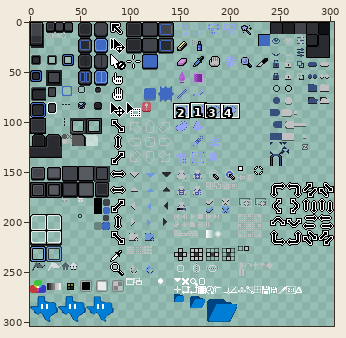
One commit to this sprite sheet: data/extensions/aseprite-theme/dark/sheet.png. The first picture is a wide view before the edit; the outline marks the close-up.
Close-up. Earlier state:
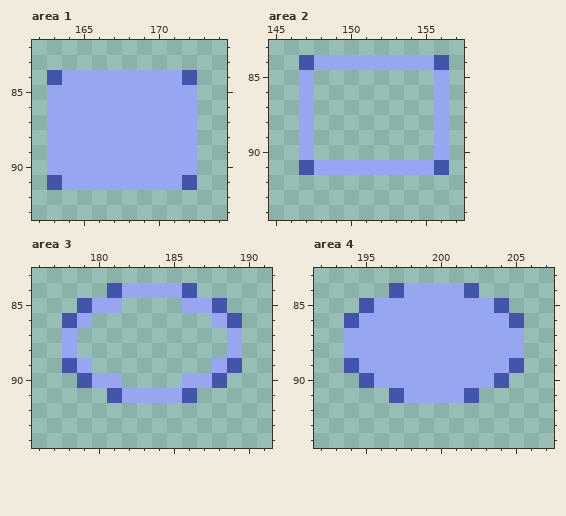
The file is 304x304 pixels. Pixels under 10% opacity are left out. Colours within 5 levels of each other are drawn and written as one. Shown: area 1: x 162..174, y 82..93; area 2: x 145..157, y 83..94; area 3: x 176..191, y 83..94; area 4: x 192..207, y 83..94. The commit also changed other parts of the picture, which this record leaves out.
The result:
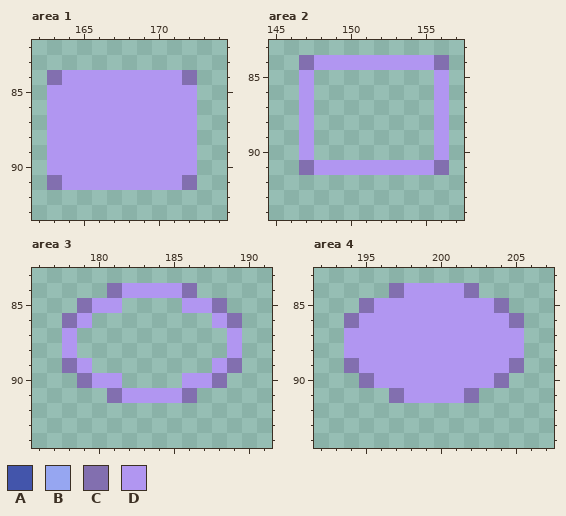
Palette (. is transparent): A #4355ab  B #96a6f1  C #826faf  D #b196f1
Difference:
--- area 1
@@ x 162..174 @@
 83 .............
-84 .ABBBBBBBBA..
-85 .BBBBBBBBBB..
-86 .BBBBBBBBBB..
-87 .BBBBBBBBBB..
-88 .BBBBBBBBBB..
-89 .BBBBBBBBBB..
-90 .BBBBBBBBBB..
-91 .ABBBBBBBBA..
+84 .CDDDDDDDDC..
+85 .DDDDDDDDDD..
+86 .DDDDDDDDDD..
+87 .DDDDDDDDDD..
+88 .DDDDDDDDDD..
+89 .DDDDDDDDDD..
+90 .DDDDDDDDDD..
+91 .CDDDDDDDDC..
 92 .............
--- area 2
@@ x 145..157 @@
 83 .............
-84 ..ABBBBBBBBA.
-85 ..B........B.
-86 ..B........B.
-87 ..B........B.
-88 ..B........B.
-89 ..B........B.
-90 ..B........B.
-91 ..ABBBBBBBBA.
+84 ..CDDDDDDDDC.
+85 ..D........D.
+86 ..D........D.
+87 ..D........D.
+88 ..D........D.
+89 ..D........D.
+90 ..D........D.
+91 ..CDDDDDDDDC.
 92 .............
--- area 3
@@ x 176..191 @@
 83 ................
-84 .....ABBBBA.....
-85 ...ABB....BBA...
-86 ..AB........BA..
-87 ..B..........B..
-88 ..B..........B..
-89 ..AB........BA..
-90 ...ABB....BBA...
-91 .....ABBBBA.....
+84 .....CDDDDC.....
+85 ...CDD....DDC...
+86 ..CD........DC..
+87 ..D..........D..
+88 ..D..........D..
+89 ..CD........DC..
+90 ...CDD....DDC...
+91 .....CDDDDC.....
 92 ................
--- area 4
@@ x 192..207 @@
 83 ................
-84 .....ABBBBA.....
-85 ...ABBBBBBBBA...
-86 ..ABBBBBBBBBBA..
-87 ..BBBBBBBBBBBB..
-88 ..BBBBBBBBBBBB..
-89 ..ABBBBBBBBBBA..
-90 ...ABBBBBBBBA...
-91 .....ABBBBA.....
+84 .....CDDDDC.....
+85 ...CDDDDDDDDC...
+86 ..CDDDDDDDDDDC..
+87 ..DDDDDDDDDDDD..
+88 ..DDDDDDDDDDDD..
+89 ..CDDDDDDDDDDC..
+90 ...CDDDDDDDDC...
+91 .....CDDDDC.....
 92 ................
